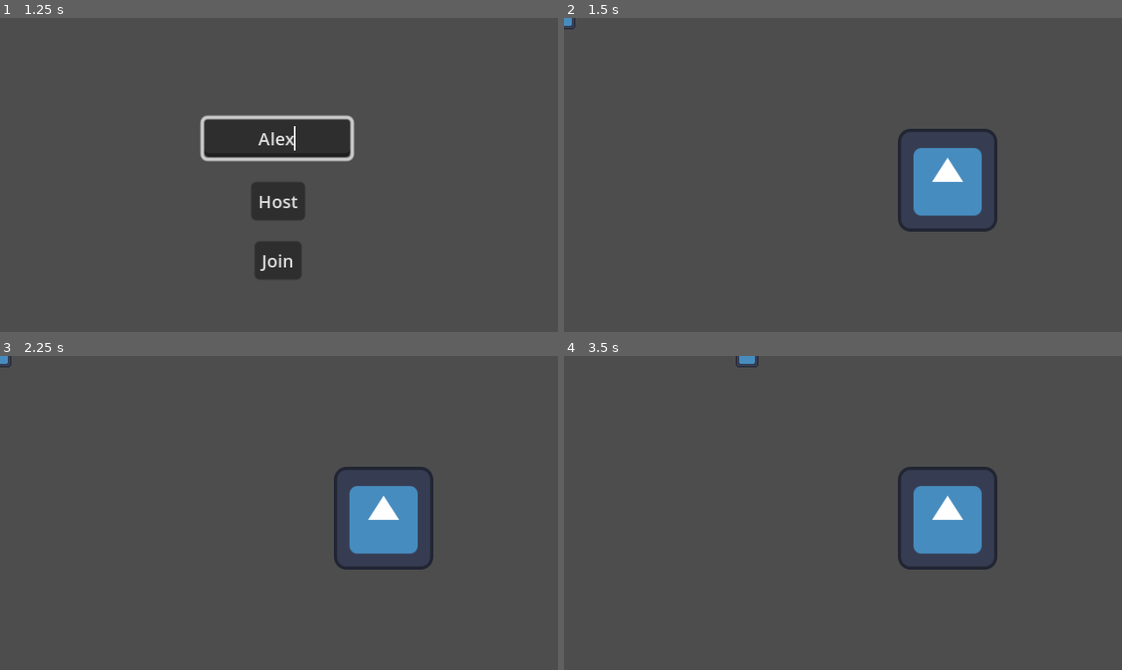
Above: before the commit, frames 1-4 (two rows, left to right).
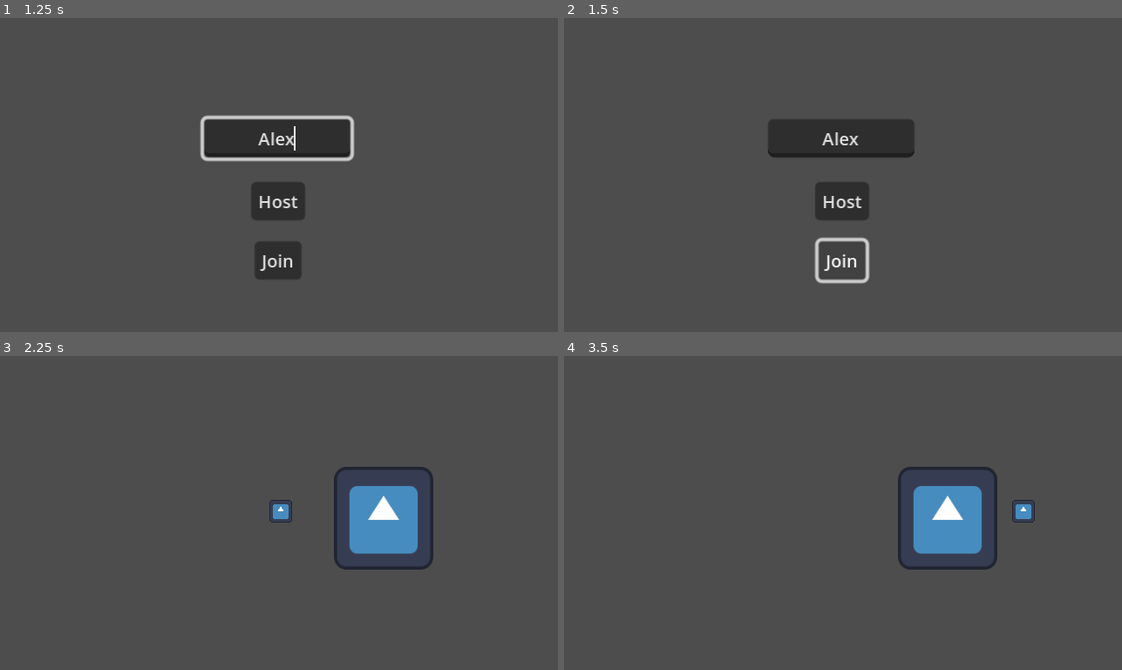
Above: after the commit, the same moments.

Repository: AlexPham0209/tank-turmoil
Game: Godot game, scene res://src/scenes/game.tscn
Same seed, same stepped clock (60 frames per second), same inputs: the game is played once before the commit and once after it. The engine's default icon, where the game draws it, is replaced by a stand-in: a white triangle on a blue panel in a dark square.
Inputs (mouse positions are in pixels of both pictures, inside the frame that each line leads up to):
- Up to frame 1 (1.25 s): click (279, 137) at 0.52 s; type "Alex" at 0.6 s
- Up to frame 2 (1.5 s): click "Join" at 1.25 s
- Up to frame 3 (2.25 s): click (279, 538) at 2 s, where only the run after the commit has a clickable "Host"
- Up to frame 4 (3.5 s): tap Enter at 2.75 s; hold Right (ui_right) from 2.78 s (still down)

Frame 1 is identical in both runs. In frame 2, 8.0% of the frame differs, in the area x 0-78%, y 0-85%; in frame 3, 0.2%; in frame 4, 0.3%.

Commit message:
Fixed name bug

Diff:
--- a/src/scenes/level.tscn
+++ b/src/scenes/level.tscn
@@ -17,3 +17,7 @@
 position = Vector2(220, 93)
 scale = Vector2(0.445104, 0.460756)
 texture = ExtResource("2_nfthu")
+
+[node name="Spawn" type="Marker2D" parent="."]
+position = Vector2(161, 89)
+scale = Vector2(3.52632, 2.64706)
--- a/src/scenes/tank.tscn
+++ b/src/scenes/tank.tscn
@@ -1,18 +1,27 @@
-[gd_scene load_steps=5 format=3 uid="uid://clqs33kd6dk57"]
+[gd_scene load_steps=7 format=3 uid="uid://clqs33kd6dk57"]
 
 [ext_resource type="Script" path="res://src/scripts/tank.gd" id="1_3hlwi"]
 [ext_resource type="Texture2D" uid="uid://p1h3ic7diw3i" path="res://icon.svg" id="1_wln46"]
+[ext_resource type="Script" path="res://src/scripts/player_input.gd" id="3_fu6sl"]
 
 [sub_resource type="RectangleShape2D" id="RectangleShape2D_bvkf0"]
 size = Vector2(12, 13)
 
 [sub_resource type="SceneReplicationConfig" id="SceneReplicationConfig_6eh5n"]
-properties/0/path = NodePath("..:position")
+properties/0/path = NodePath(".:id")
 properties/0/spawn = true
 properties/0/replication_mode = 1
-properties/1/path = NodePath("../NameLabel:text")
+properties/1/path = NodePath(".:position")
 properties/1/spawn = true
 properties/1/replication_mode = 1
+properties/2/path = NodePath("NameLabel:text")
+properties/2/spawn = true
+properties/2/replication_mode = 1
+
+[sub_resource type="SceneReplicationConfig" id="SceneReplicationConfig_sm4bh"]
+properties/0/path = NodePath("PlayerInput:direction")
+properties/0/spawn = true
+properties/0/replication_mode = 1
 
 [node name="Tank" type="CharacterBody2D"]
 motion_mode = 1
@@ -27,8 +36,11 @@
 shape = SubResource("RectangleShape2D_bvkf0")
 
 [node name="MultiplayerSynchronizer" type="MultiplayerSynchronizer" parent="."]
-root_path = NodePath(".")
 replication_config = SubResource("SceneReplicationConfig_6eh5n")
+
+[node name="PlayerInput" type="MultiplayerSynchronizer" parent="."]
+replication_config = SubResource("SceneReplicationConfig_sm4bh")
+script = ExtResource("3_fu6sl")
 
 [node name="NameLabel" type="Label" parent="."]
 offset_left = -10.0
--- a/src/scripts/game.gd
+++ b/src/scripts/game.gd
@@ -20,7 +20,10 @@
 	start_game()
 
 func _on_join_pressed() -> void:
-	MultiplayerManager.join_game()
+	if MultiplayerManager.join_game() != OK:
+		print("Server not found")
+		return
+
 	start_game()
 
 func start_game():
--- a/src/scripts/level.gd
+++ b/src/scripts/level.gd
@@ -1,6 +1,7 @@
 extends Node
 
 @onready var players = $Players
+@onready var spawn : Marker2D = $Spawn
 var player : PackedScene = preload("res://src/scenes/tank.tscn")
 
 
@@ -19,10 +20,12 @@
 func add_player(id : int, player_info : PlayerInfo) -> void:
 	var instance : Player = player.instantiate()
 	instance.name = str(id)
+	instance.id = id
 	instance.username = player_info.name
-	instance.global_position = self.global_position
+	instance.global_position = spawn.global_position
 
 	players.add_child(instance, true)
+
 
 func remove_player(id : int) -> void:
 	var instance : Player = get_node_or_null(str(id))
--- a/src/scripts/player_input.gd
+++ b/src/scripts/player_input.gd
@@ -2,6 +2,9 @@
 extends MultiplayerSynchronizer
 
 @export var direction : Vector2 = Vector2.ZERO
+
+func _enter_tree() -> void:
+	set_multiplayer_authority(get_parent().id)
 
 func _ready() -> void:
 	set_process(get_multiplayer_authority() == multiplayer.get_unique_id())
--- a/src/scripts/tank.gd
+++ b/src/scripts/tank.gd
@@ -4,19 +4,15 @@
 @export var username : String
 @export var speed : float = 300.0
 
+@export var id := 1
+
 @onready var name_label : Label = $NameLabel
-
-func _enter_tree() -> void:
-	set_multiplayer_authority(str(name).to_int())
+@onready var player_input : PlayerInput = $PlayerInput
 
 func _ready() -> void:
 	#Set which peer has control over the node
 	name_label.text = username
 
 func _physics_process(delta: float) -> void:
-	if not is_multiplayer_authority():
-		return
-
-	var direction = Input.get_vector("ui_left", "ui_right", "ui_up", "ui_down")
-	self.velocity = direction * speed
+	self.velocity = player_input.direction * speed
 	move_and_slide()
